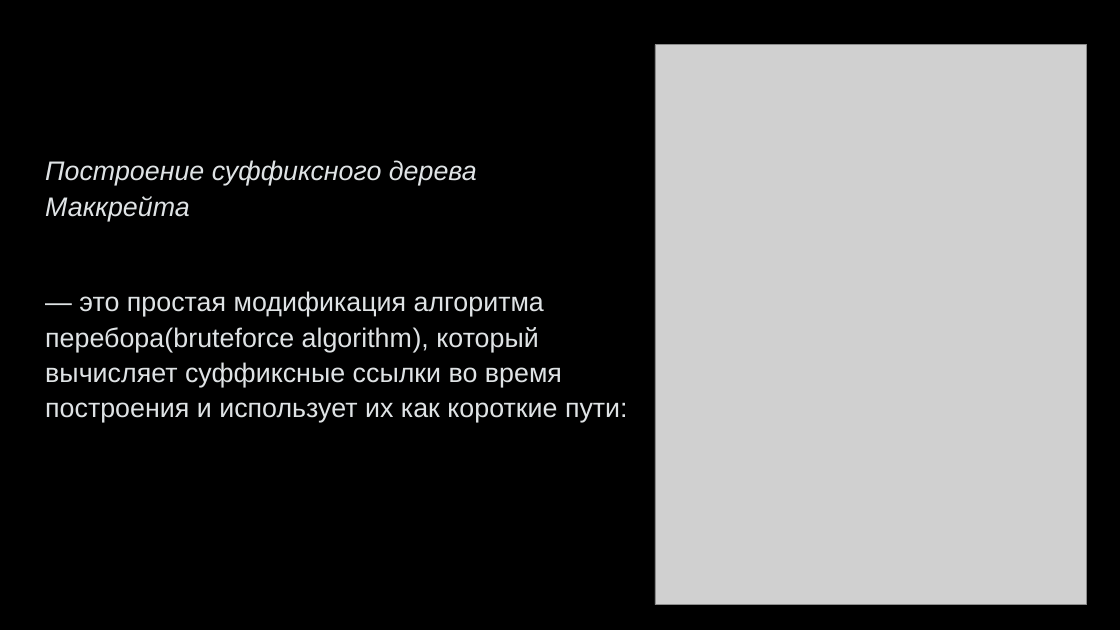
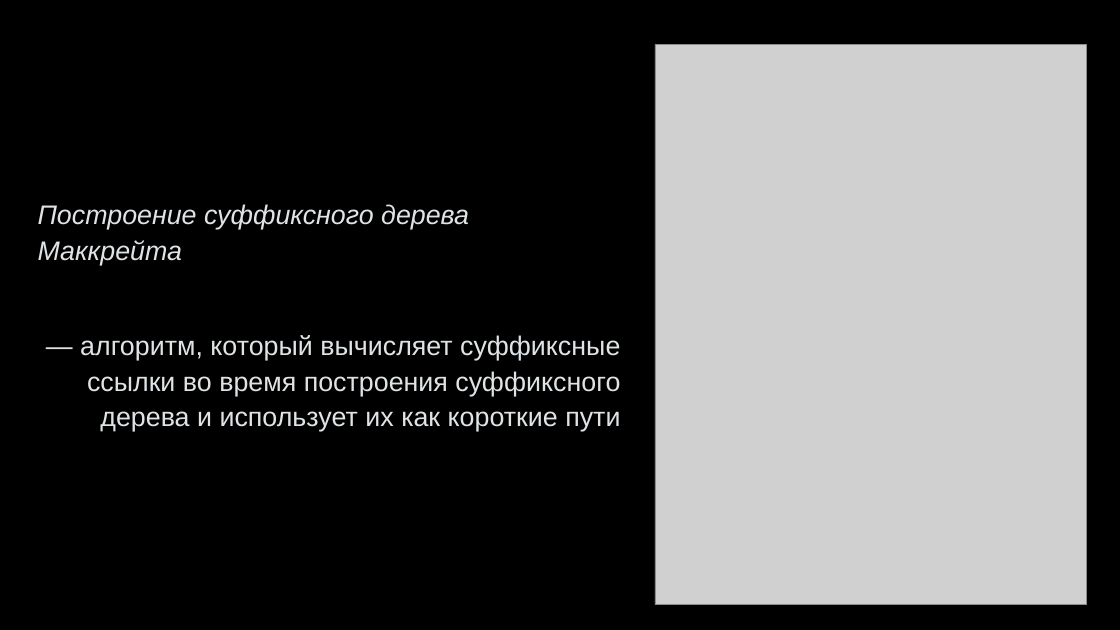
Before and after one commit to belkova-ea/McCreight-s-algo, a slide deck: slide 9 of Алгоритм МакКрейта.pptx (slide 8 before the commit). Drawn at 1120x630 pixels with LibreOffice and Linux fonts; fonts in the diff are those of the drawing; grey boxes stand for pictures; background and template pictures are left out. Boxes give left, top, right and bottom in pixels: in the first picture for what was removed or moved away, otherwise in the second. Text is boxed around its words. In the diff, an @@ line names an element or a change of style, - is before the commit and + after.

```diff
--- a/Алгоритм МакКрейта.pptx
+++ b/Алгоритм МакКрейта.pptx
@@ text "Построение суффиксного дерева Маккрейта": place and size @@
-text "Построение суффиксного дерева Маккрейта" at (45, 160, 628, 423)
+text "Построение суффиксного дерева Маккрейта" at (38, 204, 620, 431)
@@ text at (80, 335, 620, 431): text changed @@
-— это простая модификация алгоритма перебора(bruteforce algorithm), который вычисляет суффиксные ссылки во время построения и использует их как короткие пути:
+— алгоритм, который вычисляет суффиксные ссылки во время построения суффиксного дерева и использует их как короткие пути
```
Also in this commit, not shown: 6 other slides changed, 1 slide added, 1 slide removed, 5 other files.
